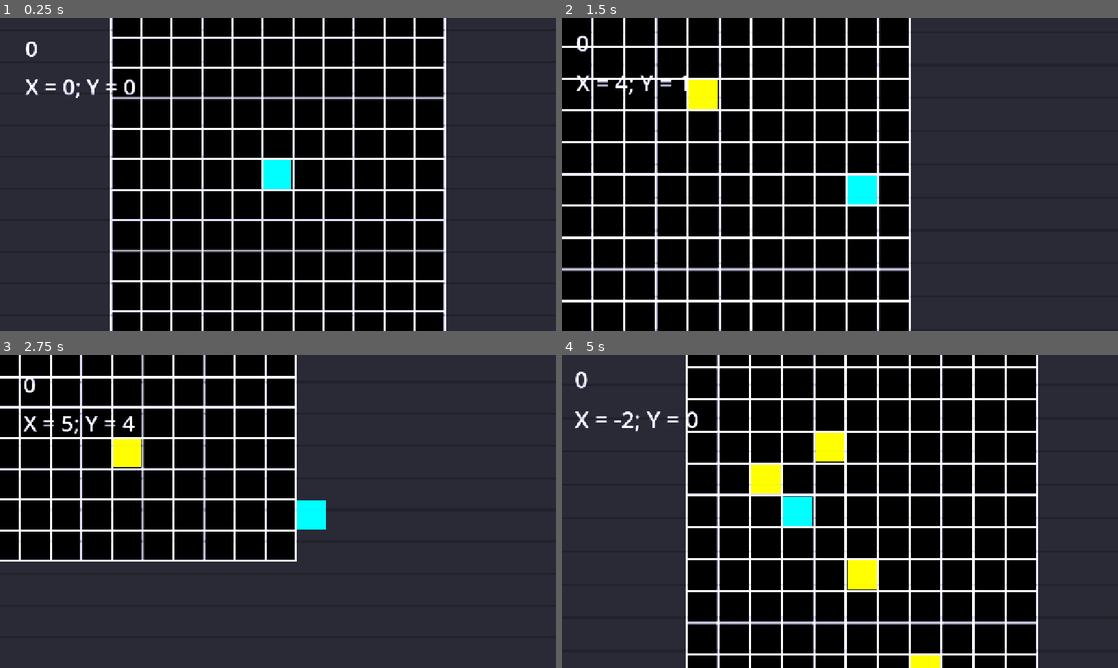
Above: before the commit, frames 1-4 (two rows, left to right).
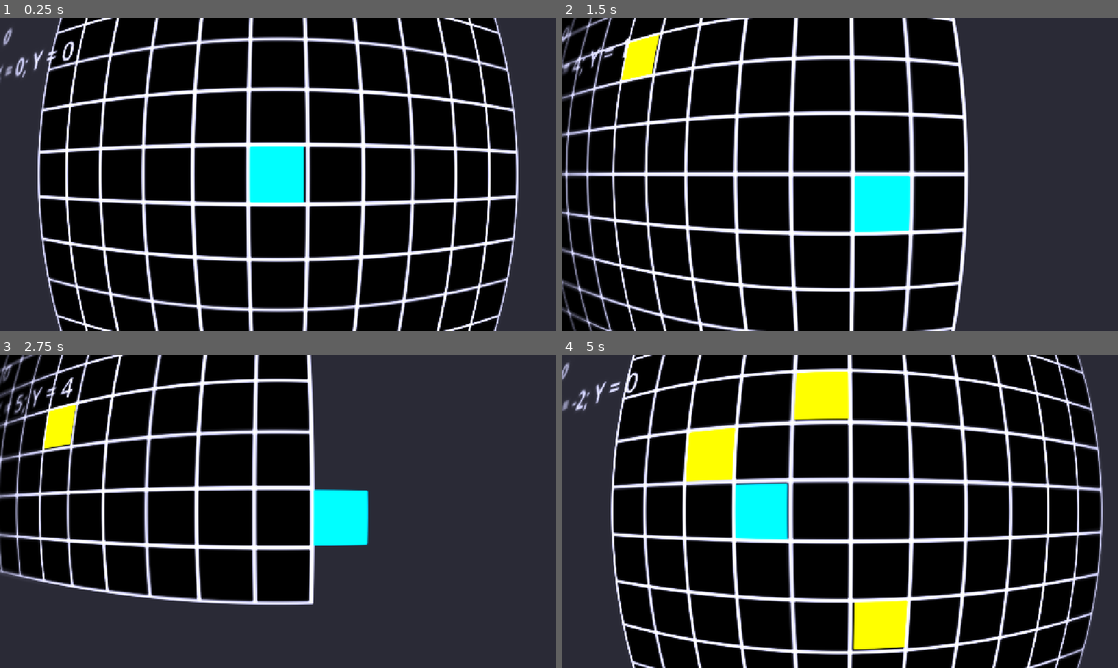
Above: after the commit, the same moments.

Repository: maseyonok421/maseyonok-sTestGameAboutPointThatCanMoveIn4DirectionsOnGrid
Game: Godot game, scene res://scenes/game.tscn
The game is run twice, just before and just after one commit, with the same random seed, the same clock (stepped at 60 frames per second) and the same inputs.
Inputs:
- Up to frame 1 (0.25 s): no input
- Up to frame 2 (1.5 s): hold Right (ui_right) 0.53-1.28 s; hold Down (ui_down) from 1.28 s (still down)
- Up to frame 3 (2.75 s): release Down (ui_down) at 2.03 s; hold Right (ui_right) from 2.03 s (still down)
- Up to frame 4 (5 s): release Right (ui_right) at 2.78 s; hold Up (ui_up) 2.78-3.53 s; hold Left (ui_left) from 3.53 s (still down)

The runs differ from the first frame. In frame 1, 42% of the frame differs, in the area x 0-94%, y 0-100%; in frame 2, 31%; in frame 3, 22%; in frame 4, 48%, in the area x 0-98%, y 0-100%.

Commit message:
+ fish eye shader

Diff:
--- a/prefabs/camera.tscn
+++ b/prefabs/camera.tscn
@@ -1,14 +1,19 @@
-[gd_scene load_steps=4 format=3 uid="uid://c2kww08j1twov"]
+[gd_scene load_steps=6 format=3 uid="uid://c2kww08j1twov"]
 
 [ext_resource type="Script" uid="uid://d0ovqlpq8v1wa" path="res://scripts/camera.gd" id="1_70n02"]
 [ext_resource type="Shader" uid="uid://dym1nyw2qj70n" path="res://shaders/scanLinesShader.gdshader" id="2_6p8hw"]
+[ext_resource type="Shader" uid="uid://74uexwr1x753" path="res://shaders/fishEyeShader.gdshader" id="3_qwx7c"]
 
 [sub_resource type="ShaderMaterial" id="ShaderMaterial_6p8hw"]
 shader = ExtResource("2_6p8hw")
-shader_parameter/lineThickness = 1.0140000449051199
+shader_parameter/lineThickness = 1.01400004490512
 shader_parameter/lineSpacing = 20.0
 shader_parameter/lineBrightness = 0.8090000384275
 shader_parameter/screenYOffset = 0.0
+
+[sub_resource type="ShaderMaterial" id="ShaderMaterial_6ayxh"]
+shader = ExtResource("3_qwx7c")
+shader_parameter/effect_amount = 2.0000000298024
 
 [node name="Camera" type="Camera2D"]
 script = ExtResource("1_70n02")
@@ -29,10 +34,17 @@
 offset_bottom = -159.0
 theme_override_font_sizes/font_size = 50
 
-[node name="ColorRect" type="ColorRect" parent="."]
+[node name="scanLinesShader" type="ColorRect" parent="."]
 material = SubResource("ShaderMaterial_6p8hw")
 offset_left = -647.0
 offset_top = -368.0
 offset_right = 644.0
 offset_bottom = 360.0
 size_flags_horizontal = 4
+
+[node name="fishEyeShader" type="ColorRect" parent="."]
+material = SubResource("ShaderMaterial_6ayxh")
+offset_left = -646.0
+offset_top = -364.0
+offset_right = 646.0
+offset_bottom = 364.0
--- /dev/null
+++ b/shaders/fishEyeShader.gdshader
@@ -0,0 +1,25 @@
+shader_type canvas_item;
+uniform sampler2D SCREEN_TEXTURE : hint_screen_texture, filter_linear_mipmap;
+
+uniform float effect_amount : hint_range(0, 2.5, 0.1) = 1.0;
+
+void fragment() {
+
+	vec2 iResolution = 1.0 / SCREEN_PIXEL_SIZE;
+	vec4 fragCoord = FRAGCOORD;
+	vec2 p = fragCoord.xy / iResolution.x;
+
+	float prop = iResolution.x / iResolution.y;
+	vec2 m = vec2(0.5, 0.5 / prop);
+	vec2 d = p - m;
+	float r = sqrt(dot(d, d));
+
+	float bind = sqrt(dot(m, m));
+	vec2 uv = m + normalize(d) * tan(r*effect_amount) * bind / tan(bind*effect_amount);
+	uv.y *= prop;
+
+	vec3 col = texture(SCREEN_TEXTURE, uv).rgb;
+
+	COLOR = vec4(col, 1.0);
+
+}
Not shown, added: shaders/fishEyeShader.gdshader.uid
